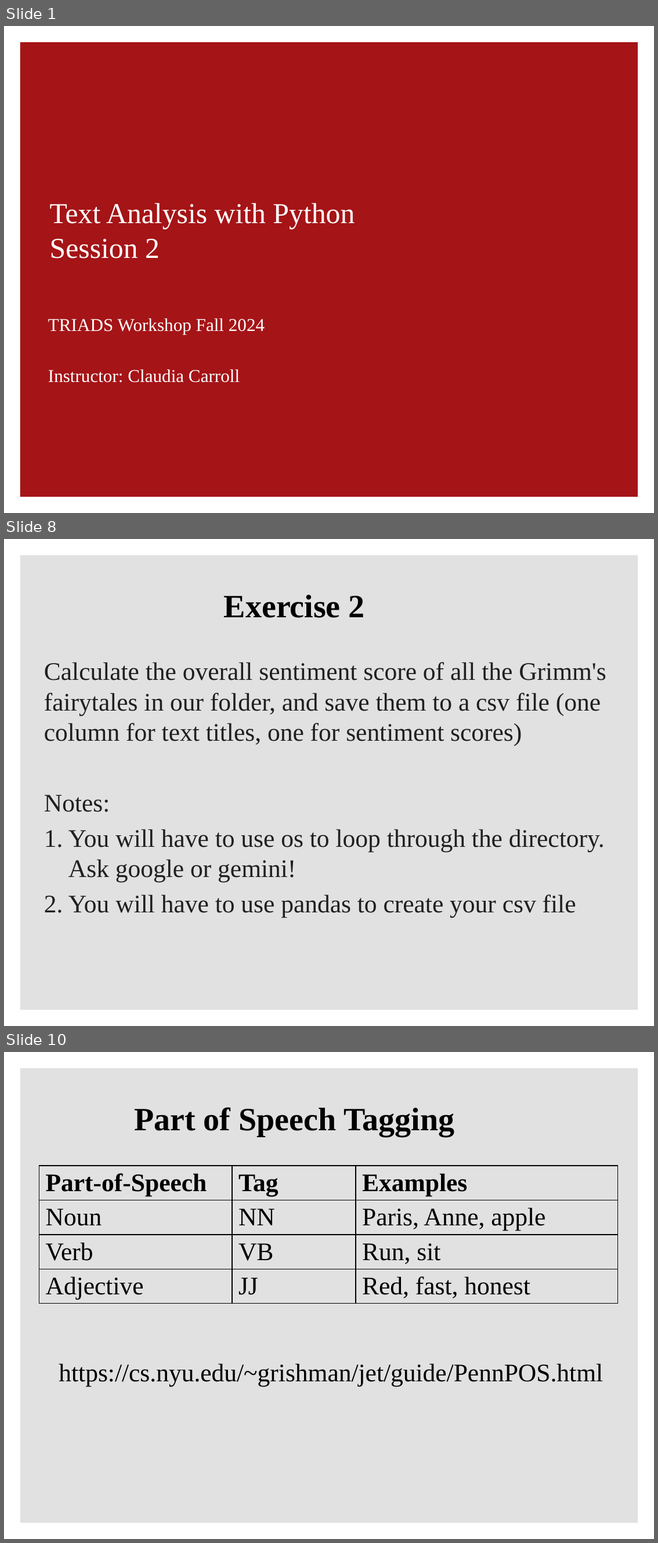
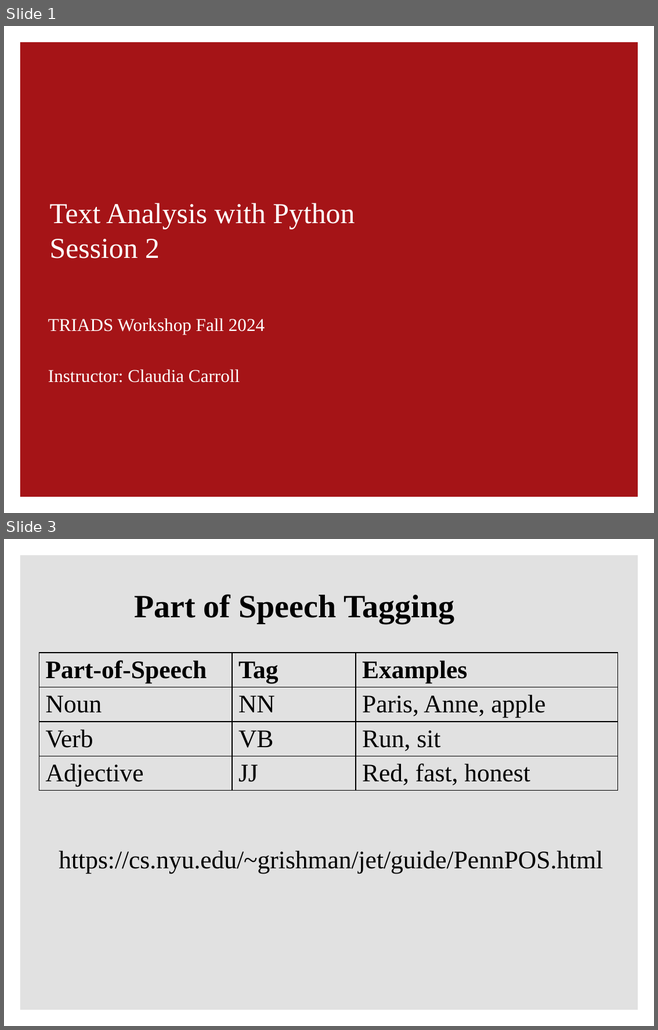
Before and after one commit to ClaudiaECarroll/intro_text_analysis, a slide deck: 2_bag_of_words/text_analysis_2.pptx. Shown one above the other, each under a label of ours: slides 1, 8 and 10 before the commit, slides 1 and 3 after it; the slides between them are not shown. The pictures are 658x1543 and 658x1030 pixels, drawn with LibreOffice and Linux fonts; fonts in the diff are those of the drawing; background and template pictures are left out. Boxes give left, top, right and bottom in pixels: in the first picture for what was removed or moved away, otherwise in the second. Text is boxed around its words. In the diff, an @@ line names an element or a change of style, - is before the commit and + after.

Commit message:
updating with new practice exercises

```diff
--- a/2_bag_of_words/text_analysis_2.pptx
+++ b/2_bag_of_words/text_analysis_2.pptx
@@ slide 8 removed at bbox=[4, 539, 654, 1026], background #FFFFFF; not listed: 1 template element that a slide beside it also shows @@
@@ title removed at bbox=[224, 595, 365, 618] @@
-Exercise 2
@@ text removed at bbox=[44, 662, 605, 918] @@
-Calculate the overall sentiment score of all the Grimm's fairytales in our folder, and save them to a csv file (one column for text titles, one for sentiment scores)
-Notes:
-1. You will have to use os to loop through the directory. Ask google or gemini!
-2. You will have to use pandas to create your csv file
@@ what was slide 10 is now slide 3 @@
```
Also in this commit, not shown: 2 slides changed, 2 slides added, 7 other slides removed, 6 other files.
